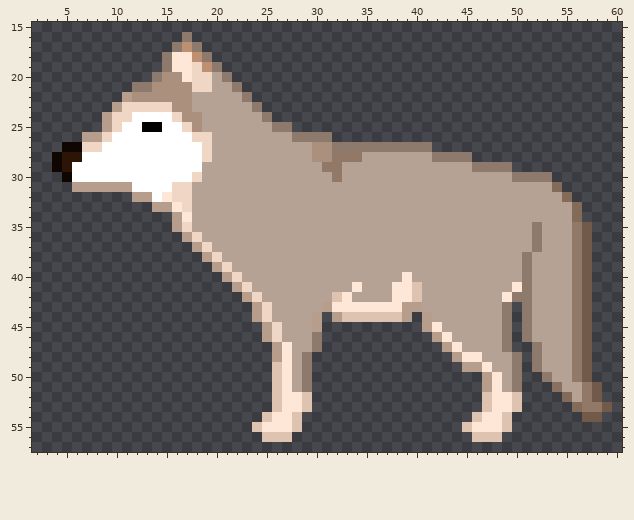
Two states of a pixel-art sprite, Assets/Art/wolf.png. The picture above was drawn from the file before the commit.
The file is 64x64 pixels. Shown: x 2..60, y 15..57.
Now the later version:
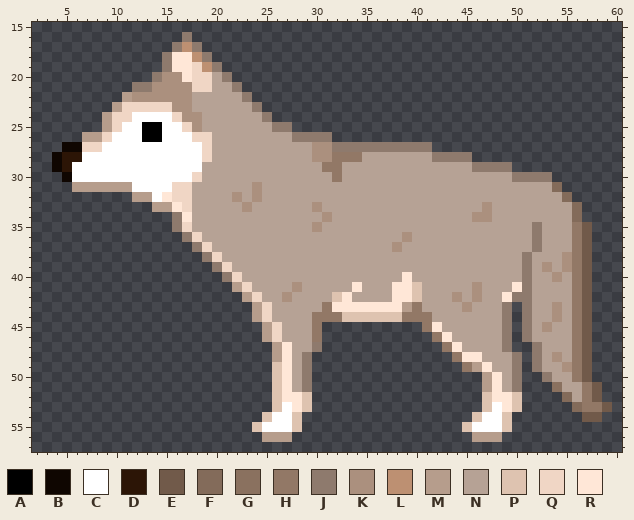
Palette (. is transparent): A #000000  B #0f0601  C #ffffff  D #2c1506  E #715a4a  F #836b5a  G #8a715f  H #927866  J #8e7a6d  K #ab907e  L #bd9072  M #b69d8c  N #b6a295  P #dec3b0  Q #f0d6c5  R #ffe7d7
The edit:
Changed rows in their new state; - is an unchanged pixel.
first column x 13:
26 AA
first column x 16:
31 --------K-------------------------------
32 ------K-K-------------------------------
33 -------K------K----------------K--------
34 J--------------K--------------KK--------
35 J-------------K-------------------------
36 -J---------------------K----------------
37 --J-------------------K-----------------
38 ---J-----------------------------------K
39 ----J--------------------------------K-K
40 -----J--------------------------------K-
41 ------------K-----------------K---------
42 -----------K----------------K-K---------
43 ---------------H--------H----K--------K-
44 --------------HHH------HHH------------K-
45 --------------H----------H-----------K--
46 --------------H-----------H-------------
47 ---------------------------H------------
48 ----------------------------H---------K-
49 -----------------------------H---------K
first column x 25:
53 --C--------------------C
54 -CC-------------------CC
55 CCC------------------CCC
56 MMM------------------MMM
